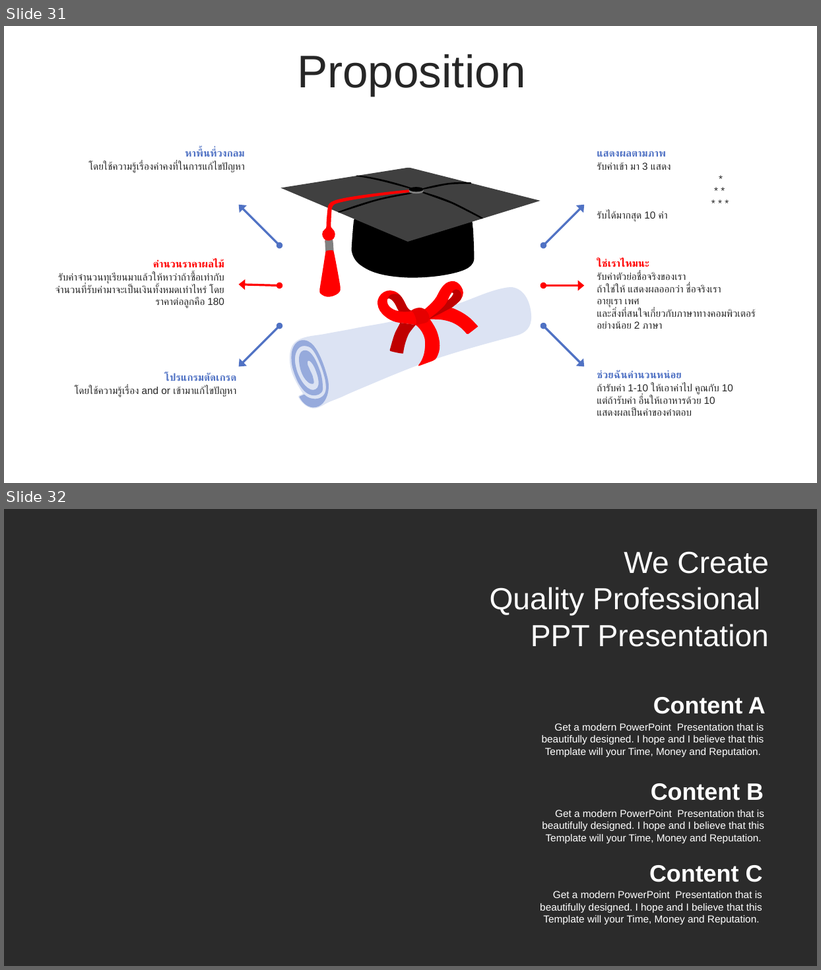
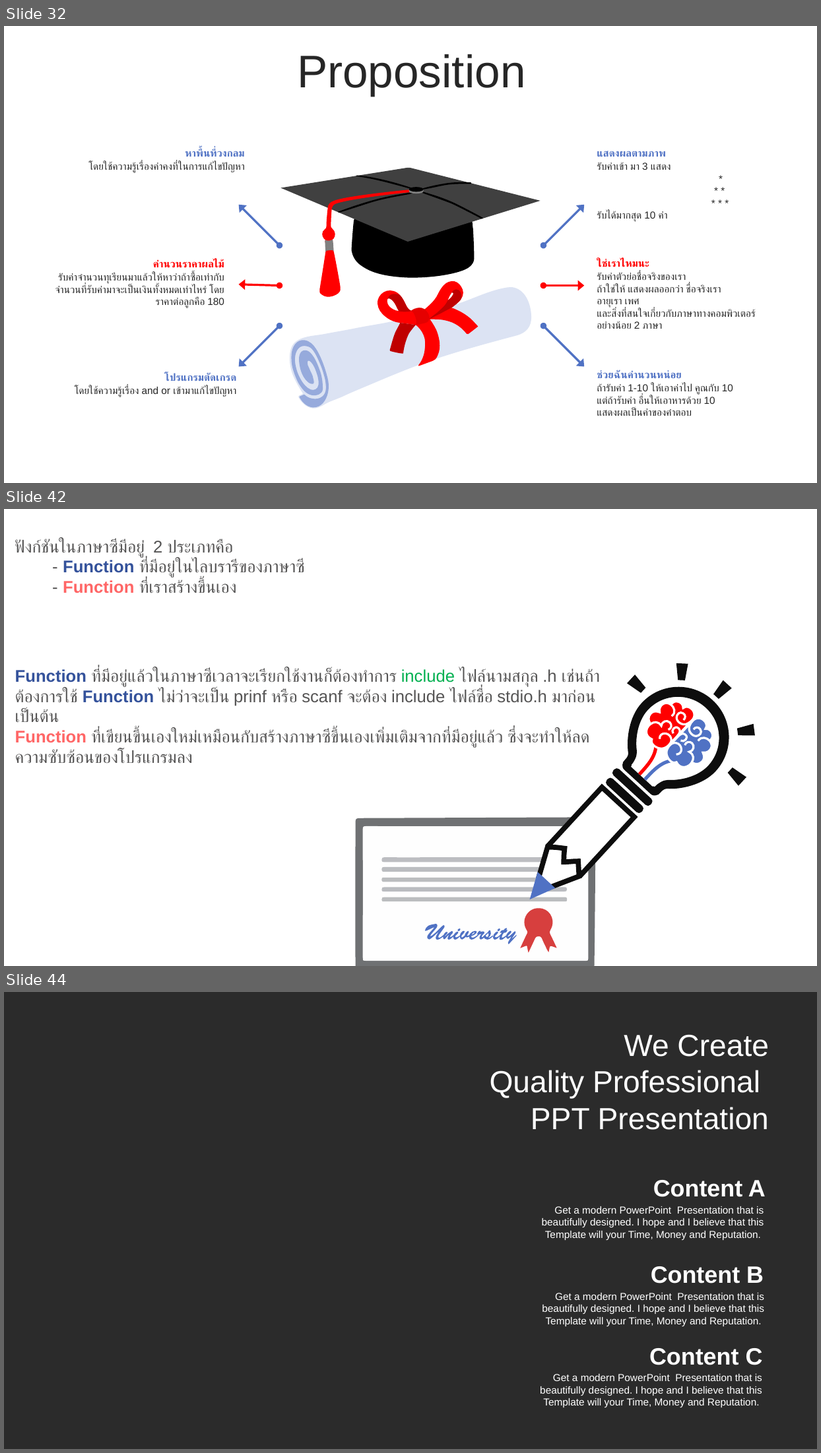
Before and after one commit to WatcharapolxFa/SolveProblemsIn-C-Language, a slide deck: LearnC/C.pptx. Shown one above the other, each under a label of ours: slides 31 and 32 before the commit, slides 32, 42 and 44 after it; the slides between them are not shown. The pictures are 821x970 and 821x1453 pixels, drawn with LibreOffice and Linux fonts; fonts in the diff are those of the drawing; background and template pictures are left out; a plain dark background stands for a picture behind light text. Boxes give left, top, right and bottom in pixels: in the first picture for what was removed or moved away, otherwise in the second. Text is boxed around its words. In the diff, an @@ line names an element or a change of style, - is before the commit and + after.

```diff
--- a/LearnC/C.pptx
+++ b/LearnC/C.pptx
@@ slide 42 added at (x1=4, y1=509, x2=817, y2=966), background #FFFFFF @@
@@ text added at (x1=15, y1=539, x2=305, y2=593), 20 pt, text #565555 @@
+ฟังก์ชันในภาษาซีมีอยู่ 2 ประเภทคือ
+- Function ที่มีอยู่ในไลบรารีของภาษาซี
+- Function ที่เราสร้างขึ้นเอง
@@ text added at (x1=15, y1=669, x2=600, y2=763), 20 pt, text #565555 @@
+Function ที่มีอยู่แล้วในภาษาซีเวลาจะเรียกใช้งานก็ต้องทำการ include ไฟล์นามสกุล .h เช่นถ้าต้องการใช้ Function ไม่ว่าจะเป็น prinf หรือ scanf จะต้อง include ไฟล์ชื่อ stdio.h มาก่อน เป็นต้น
+Function ที่เขียนขึ้นเองใหม่เหมือนกับสร้างภาษาซีขึ้นเองเพิ่มเติมจากที่มีอยู่แล้ว ซึ่งจะทำให้ลดความซับซ้อนของโปรแกรมลง
@@ group added at (x1=521, y1=634, x2=784, y2=907): 15 freeform shapes, 2 lines, 1 triangle @@
@@ group added at (x1=355, y1=818, x2=596, y2=966): 9 freeform shapes @@
@@ what was slide 31 is now slide 32 @@
@@ what was slide 32 is now slide 44 @@
```
Also in this commit, not shown: 11 other slides added, 5 other files.
